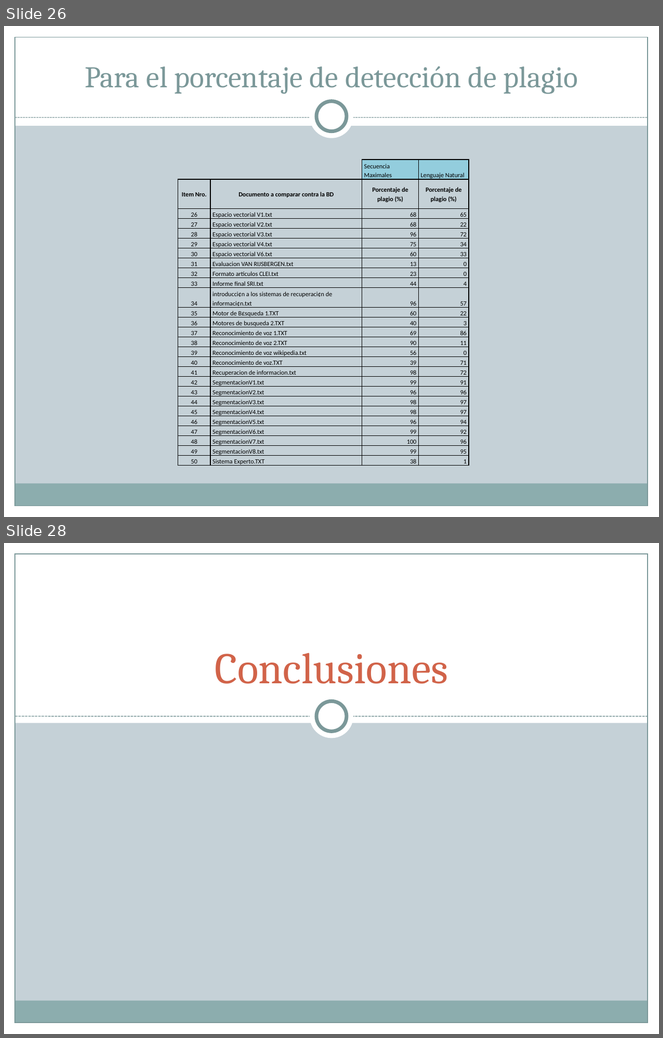
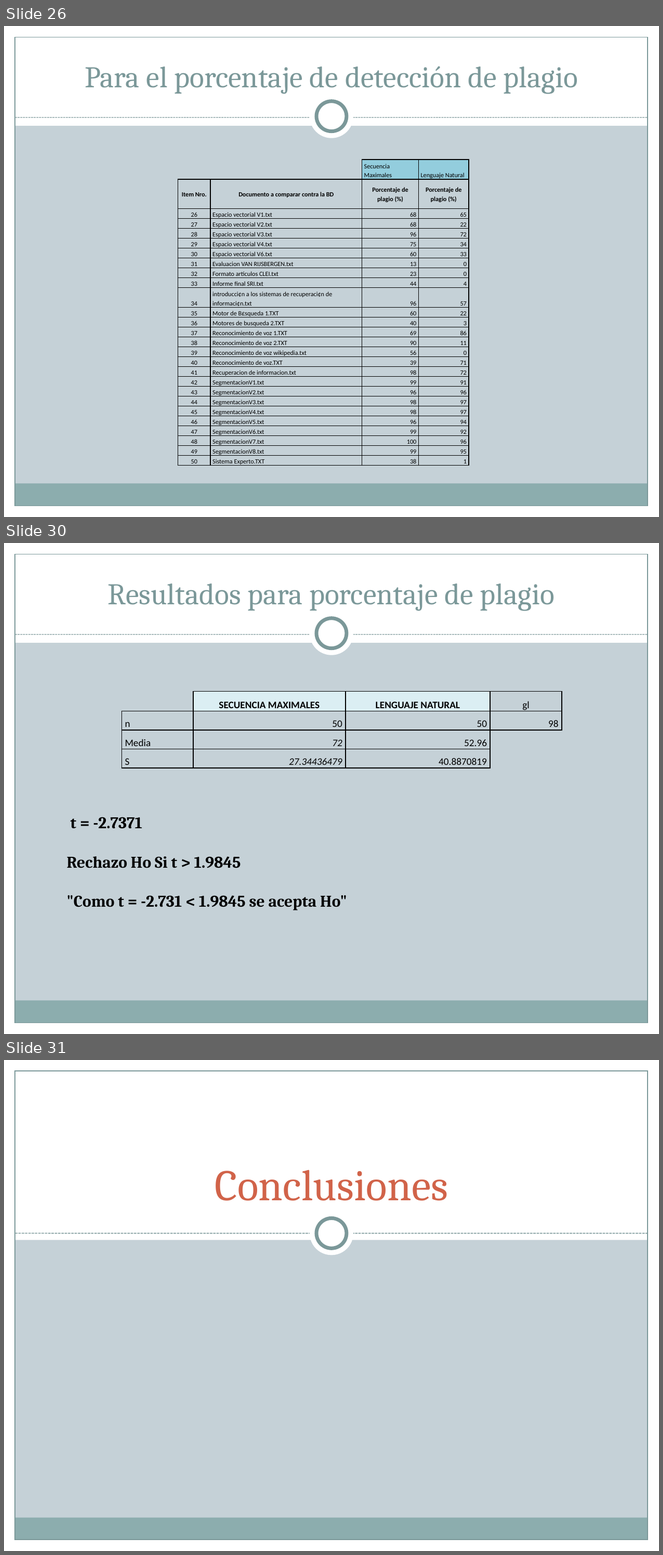
Before and after one commit to diegohttp/plagiarius, a slide deck: Lab6/Diapos HIPOTESIS.pptx. Shown one above the other, each under a label of ours: slides 26 and 28 before the commit, slides 26, 30 and 31 after it; the slides between them are not shown. The pictures are 663x1038 and 663x1555 pixels, drawn with LibreOffice and Linux fonts; fonts in the diff are those of the drawing. Boxes give left, top, right and bottom in pixels: in the first picture for what was removed or moved away, otherwise in the second. Text is boxed around its words. In the diff, an @@ line names an element or a change of style, - is before the commit and + after.

```diff
--- a/Lab6/Diapos HIPOTESIS.pptx
+++ b/Lab6/Diapos HIPOTESIS.pptx
@@ slide 30 added at (x1=4, y1=543, x2=659, y2=1034), background #C5D1D7; not listed: 9 template elements that a slide beside it also shows @@
@@ title added at (x1=108, y1=584, x2=555, y2=611), 33 pt, text #7C999A @@
+Resultados para porcentaje de plagio
@@ table added at (x1=122, y1=692, x2=561, y2=768), 4 rows, 6 columns @@
+ | SECUENCIA MAXIMALES |  | LENGUAJE NATURAL |  | gl
+n |  | 50 |  | 50 | 98
+Media |  | 72 |  | 52.96 | 
+S |  | 27.34436479 |  | 40.8870819 | 
@@ text added at (x1=67, y1=817, x2=347, y2=911), 18 pt, text #000000, bold @@
+t = -2.7371
+Rechazo Ho Si t > 1.9845
+"Como t = -2.731 < 1.9845 se acepta Ho"
@@ what was slide 28 is now slide 31 @@
```
Also in this commit, not shown: 3 slides changed, 3 other slides added, 1 slide removed.
